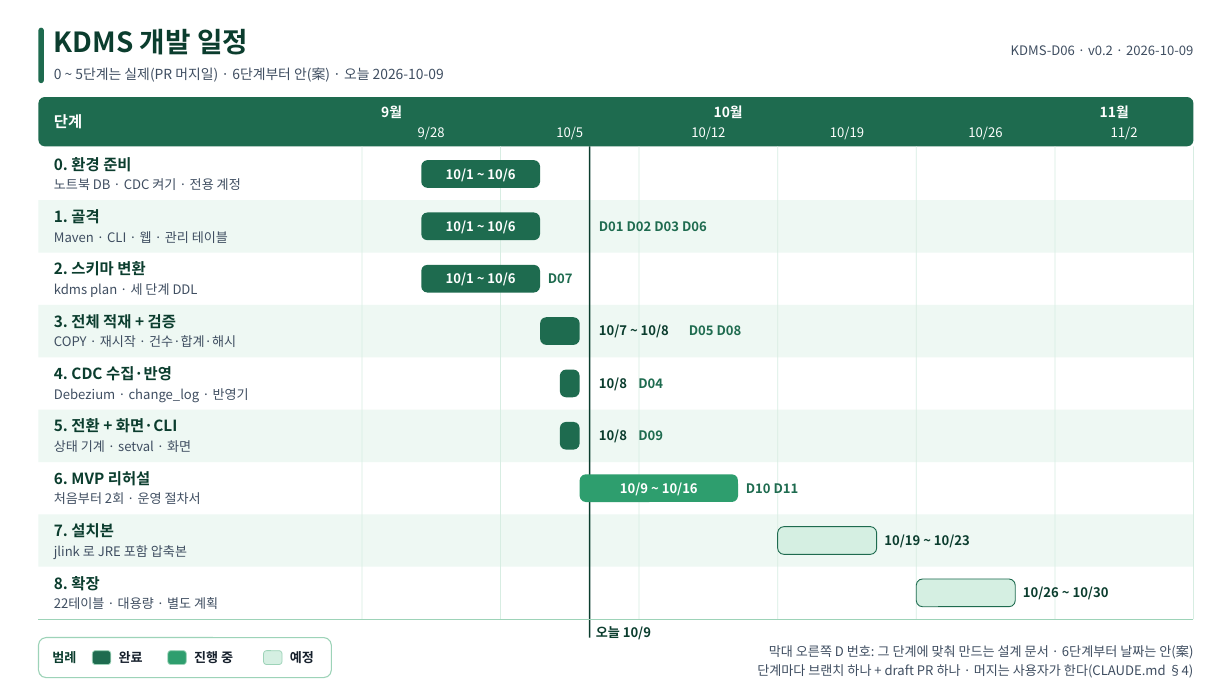
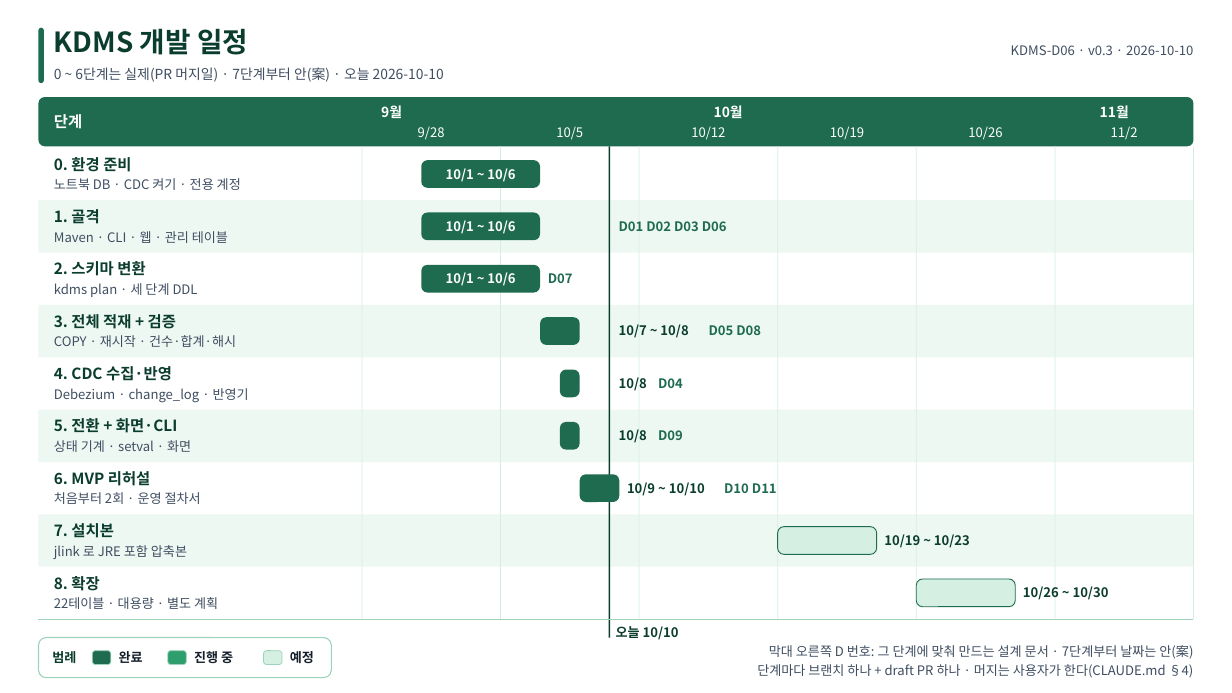
Before and after one commit to kodong75/KDMS, a slide deck: slide 1 of docs/design/dist/d06-schedule.pptx. Drawn at 1232x693 pixels with LibreOffice and Linux fonts; fonts in the diff are those of the drawing. Boxes give left, top, right and bottom in pixels: in the first picture for what was removed or moved away, otherwise in the second. Text is boxed around its words. In the diff, an @@ line names an element or a change of style, - is before the commit and + after.

```diff
--- a/docs/design/dist/d06-schedule.pptx
+++ b/docs/design/dist/d06-schedule.pptx
@@ text at (1011, 45, 1193, 55): text changed @@
-KDMS-D06 · v0.2 · 2026-10-09
+KDMS-D06 · v0.3 · 2026-10-10
@@ text at (54, 67, 444, 82): text changed @@
-0 ~ 5단계는 실제(PR 머지일) · 6단계부터 안(案) · 오늘 2026-10-09
+0 ~ 6단계는 실제(PR 머지일) · 7단계부터 안(案) · 오늘 2026-10-10
@@ 7 texts, 1 rounded rectangle: place and size @@
-7 texts, 1 rounded rectangle at (589, 146, 742, 638)
+7 texts, 1 rounded rectangle at (609, 146, 761, 638)
@@ rounded rectangle added at (579, 474, 619, 502), fill #1E6B4F @@
@@ text "10/9 ~ 10/10": place and size @@
-text "10/9 ~ 10/10" at (579, 474, 738, 502)
+text "10/9 ~ 10/10" at (627, 482, 705, 496)
@@ text "10/9 ~ 10/10" at (627, 482, 705, 496): fill #2E9E6E to none @@
@@ text "D10 D11": place and size @@
-text "D10 D11" at (746, 483, 799, 493)
+text "D10 D11" at (724, 483, 777, 493)
@@ text at (627, 482, 705, 496): text changed; text colour #FFFFFF to #0B3D2E @@
-10/9 ~ 10/16
+10/9 ~ 10/10
@@ text at (616, 626, 679, 640): text changed @@
-오늘 10/9
+오늘 10/10
@@ text at (769, 645, 1193, 659): text changed @@
-막대 오른쪽 D 번호: 그 단계에 맞춰 만드는 설계 문서 · 6단계부터 날짜는 안(案)
+막대 오른쪽 D 번호: 그 단계에 맞춰 만드는 설계 문서 · 7단계부터 날짜는 안(案)
```
Also in this commit, not shown: 19 other files.
